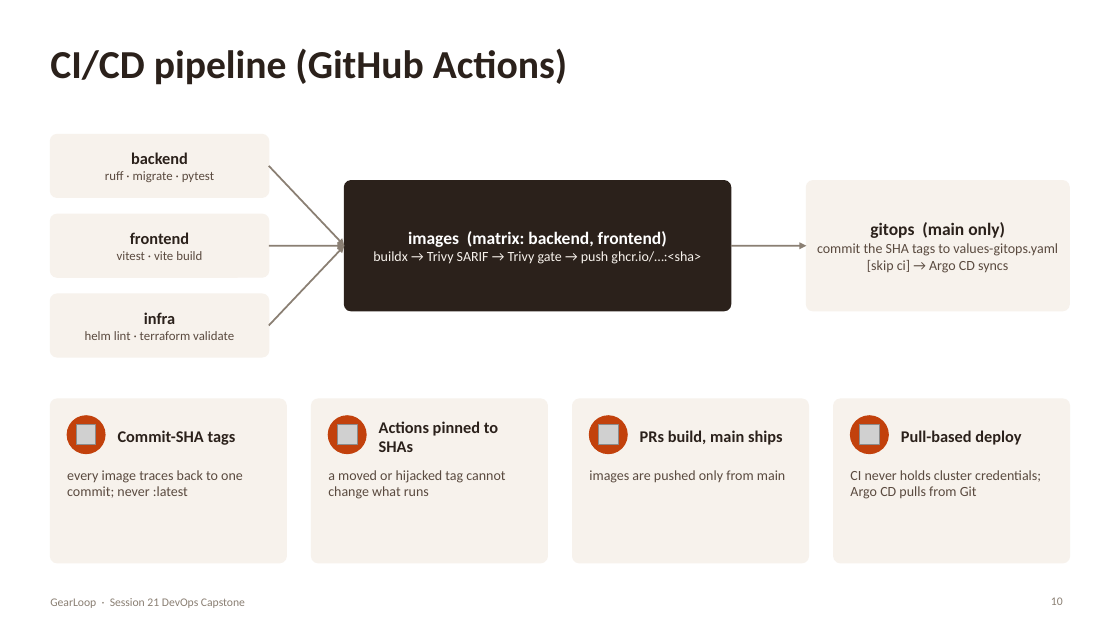
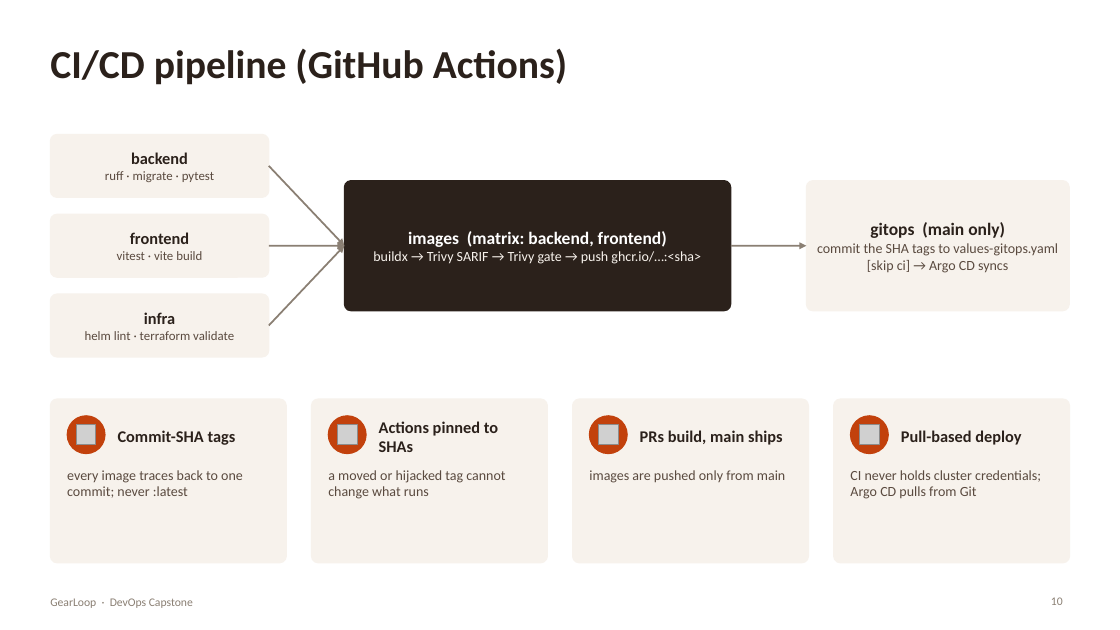
Before and after one commit to aastik-gg/DevOps_Project, a slide deck: slide 10 of demo/presentation.pptx. Drawn at 1120x630 pixels with LibreOffice and Linux fonts; fonts in the diff are those of the drawing; grey boxes stand for pictures. Boxes give left, top, right and bottom in pixels: in the first picture for what was removed or moved away, otherwise in the second. Text is boxed around its words. In the diff, an @@ line names an element or a change of style, - is before the commit and + after.

Commit message:
docs: drop the course session number from the README, deck and video

```diff
--- a/demo/presentation.pptx
+++ b/demo/presentation.pptx
@@ text at (x1=50, y1=598, x2=193, y2=608): text changed @@
-GearLoop · Session 21 DevOps Capstone
+GearLoop · DevOps Capstone
```
Also in this commit, not shown: 20 other slides changed, 3 other files.
